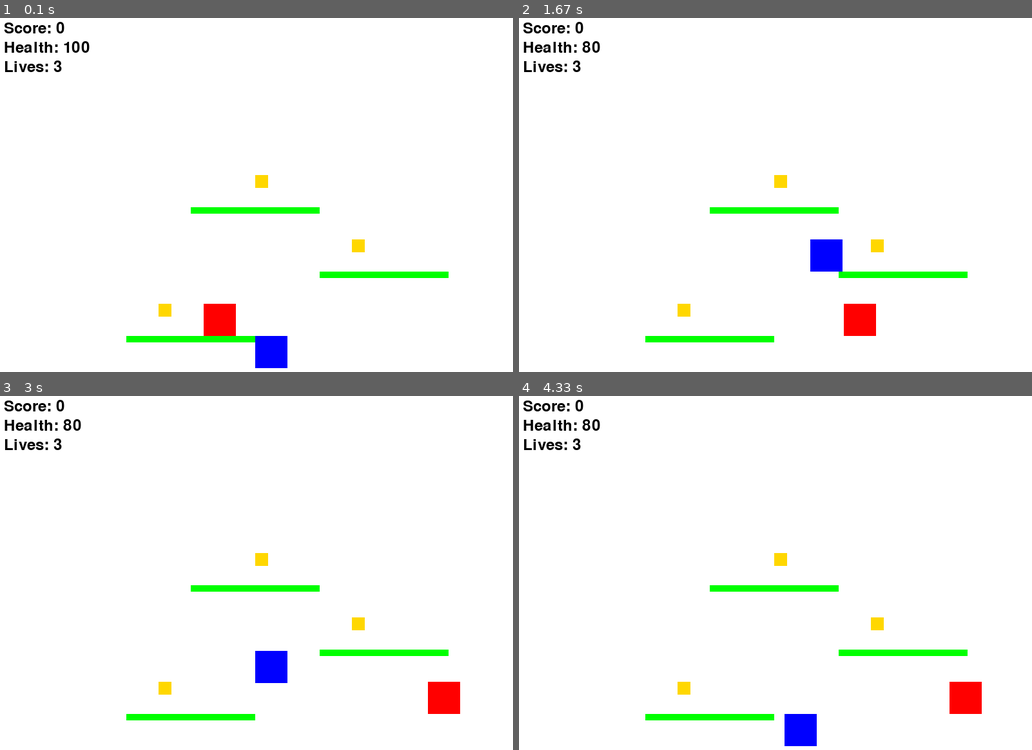
Above: before the commit, frames 1-4 (two rows, left to right).
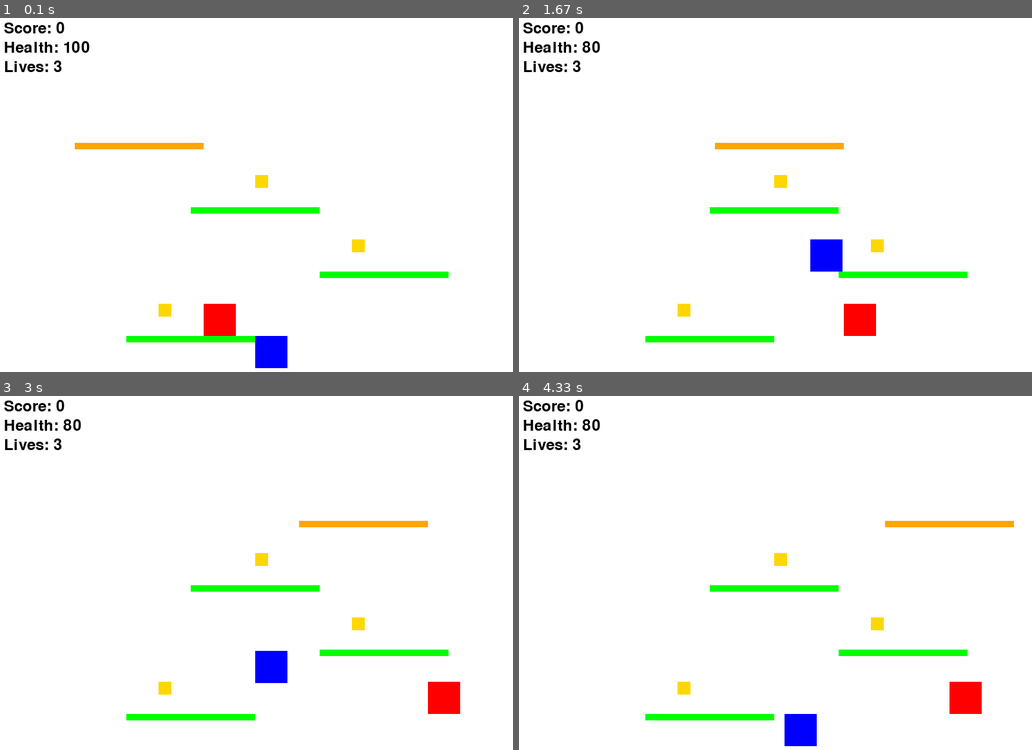
Above: after the commit, the same moments.

Repository: aknim/pygame-2dplatformer
Game: pygame game, started from platformer.py
Same seed, same stepped clock (60 frames per second), same inputs: the game is played once before the commit and once after it.
Inputs:
- Up to frame 1 (0.1 s): no input
- Up to frame 2 (1.67 s): hold Right 0.33-0.8 s; hold Up 0.83-1.13 s; hold Right 1.17-1.63 s
- Up to frame 3 (3 s): hold Left 1.67-2.2 s; hold Left 2.23-2.63 s; hold Up from 2.67 s (still down)
- Up to frame 4 (4.33 s): release Up at 3.03 s; hold Right 3.07-3.7 s; hold Left 3.73-4.2 s; hold Right from 4.23 s (still down)

The runs differ from the first frame. In frame 1, 0.5% of the frame differs, in the area x 14-40%, y 35-38%; in frame 2, 0.5%; in frame 3, 0.5%; in frame 4, 0.5%.

Commit message:
Day 4 20-20 Added moving platform, and sticking the player to it

Diff:
--- a/platformer.py
+++ b/platformer.py
@@ -8,6 +8,7 @@
 WHITE = (255, 255, 255)
 BLUE = (0, 0, 255)
 GREEN = (0, 255, 0)
+ORANGE = (255, 165, 0)
 
 WIDTH, HEIGHT = 800, 600
 screen = pygame.display.set_mode((WIDTH, HEIGHT))
@@ -15,6 +16,7 @@
 invincibility_duration = 60 # Duration in frames
 player_lives = 3
 score = 0
+player_on = None
 
 def reset():
     global WIDTH, HEIGHT, player_color, player_width, player_height
@@ -22,6 +24,7 @@
     global jump_strength, is_jumping, score, font, platforms
     global game_over, coins, enemy, enemy_speed, enemy_direction
     global player_health, player_lives, invincible, invincibility_timer
+    global moving_platform, platform_speed, platform_direction
 
     # Screen settings
     pygame.display.set_caption("2D Platformer")
@@ -47,6 +50,11 @@
         pygame.Rect(500, HEIGHT - 200, 200, 10),
         pygame.Rect(300, HEIGHT - 300, 200, 10)
     ]
+
+    # Moving platform settings
+    moving_platform = pygame.Rect(100, HEIGHT - 400, 200, 10)
+    platform_speed = 2
+    platform_direction = 1
 
     # Scoring
     font = pygame.font.Font(None, 36) # Font for displaying score
@@ -87,6 +95,7 @@
         if keys[pygame.K_UP] and not is_jumping: # Jump if not already jumping
             player_velocity_y = jump_strength # Negative for upward movement
             is_jumping = True
+            player_on = None
         if player_x < 0:
             player_x = 0
         elif player_x > WIDTH - player_width:
@@ -100,6 +109,13 @@
         # Apply gravity
         player_velocity_y += gravity
         player_y += player_velocity_y
+
+        # Move platform
+        moving_platform.x += platform_speed * platform_direction
+        if player_on == moving_platform:
+            player_x += platform_speed * platform_direction
+        if moving_platform.x <= 0 or moving_platform.x >= WIDTH - moving_platform.width:
+            platform_direction *= -1 # Reverse direction at boundaries
 
         # Ground collision
         if player_y >= HEIGHT - player_height - 50: # Stop at the bottom of the screen
@@ -114,6 +130,15 @@
                 player_y = platform.y - player_height # Place on top of platform
                 player_velocity_y = 0
                 is_jumping = False
+                player_on = platform
+
+        # Moving platform collision
+        if player_rect.colliderect(moving_platform) and player_velocity_y > 0:
+            player_y = moving_platform.y - player_height
+            player_velocity_y = 0
+            is_jumping = False
+            player_on = moving_platform
+
 
         # Coin collection
         for coin in coins[:]: # Iterate over a copy of the list
@@ -150,6 +175,8 @@
         for platform in platforms:
             pygame.draw.rect(screen, GREEN, platform)
 
+        pygame.draw.rect(screen, ORANGE, moving_platform)
+
         # Draw coins
         for coin in coins:
             pygame.draw.rect(screen, (255, 215, 0), coin) # Gold color
